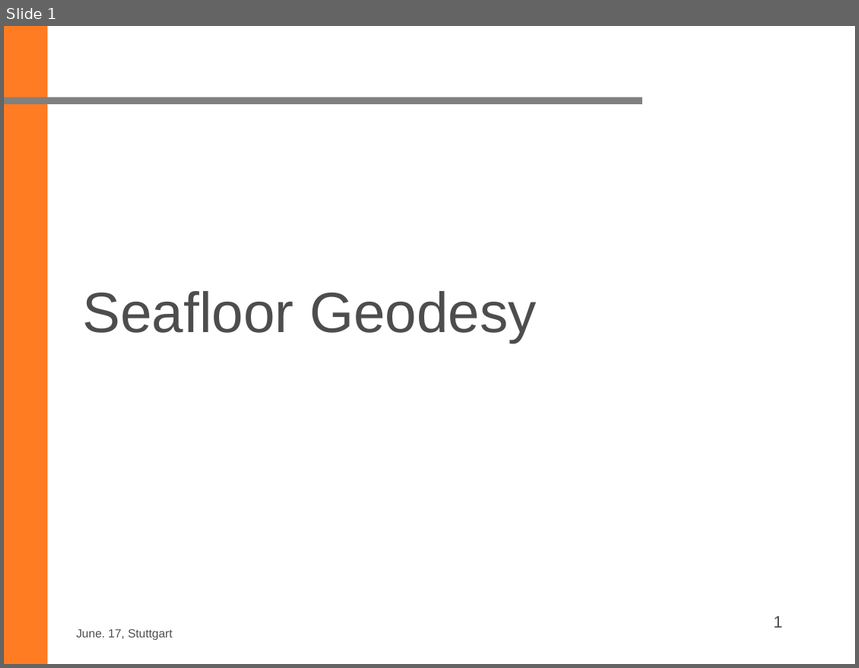
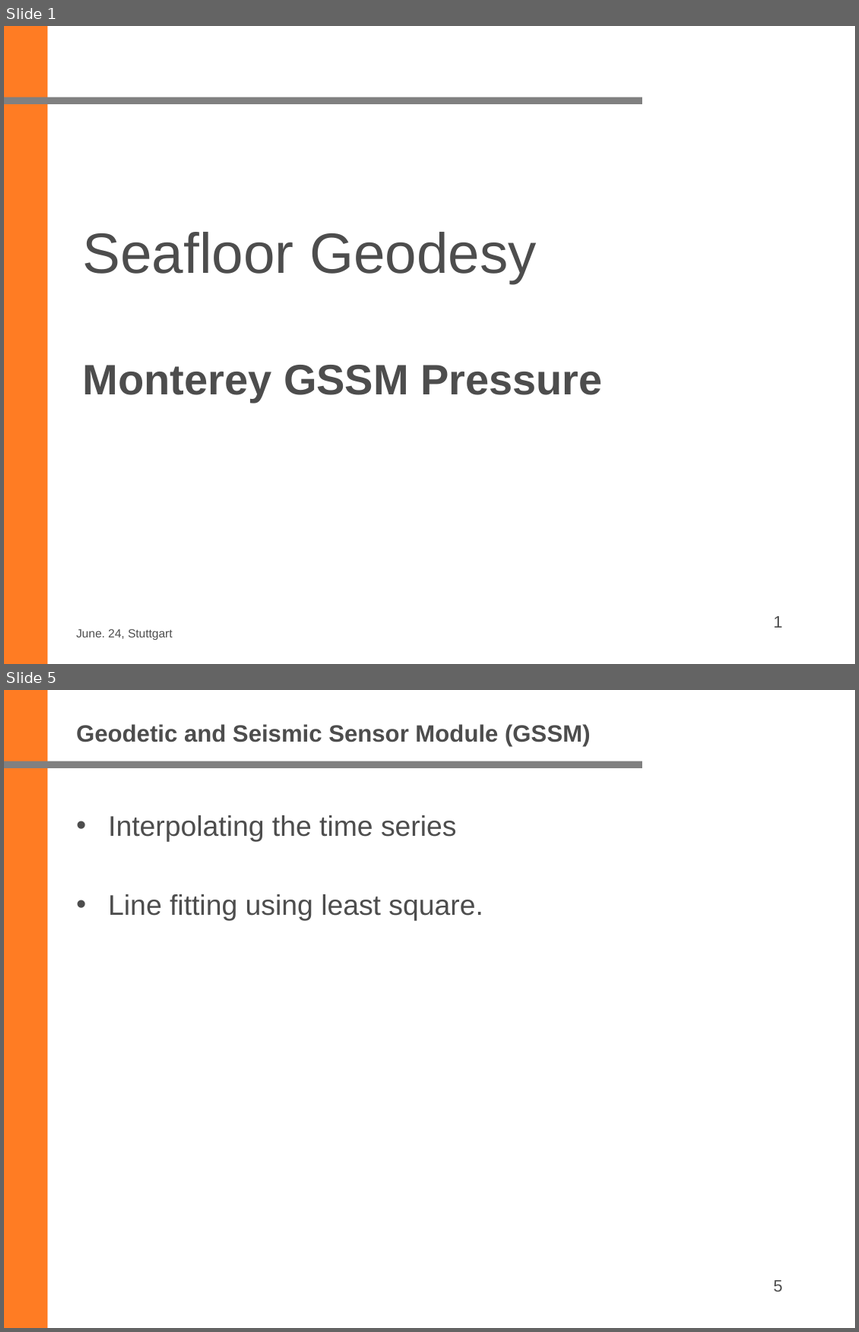
Before and after one commit to ziqing97/2.Master-SeafloorGeodesyUebung, a slide deck: 4/Muster.pptx. Shown one above the other, each under a label of ours: slide 1 before the commit, slides 1 and 5 after it; the slides between them are not shown. The pictures are 859x668 and 859x1332 pixels, drawn with LibreOffice and Linux fonts; fonts in the diff are those of the drawing; background and template pictures are left out. Boxes give left, top, right and bottom in pixels: in the first picture for what was removed or moved away, otherwise in the second. Text is boxed around its words. In the diff, an @@ line names an element or a change of style, - is before the commit and + after.

```diff
--- a/4/Muster.pptx
+++ b/4/Muster.pptx
@@ slide 5 added at (x1=4, y1=690, x2=855, y2=1328), background #FFFFFF; not listed: 2 template elements that a slide beside it also shows @@
@@ title added at (x1=76, y1=724, x2=591, y2=746), 20 pt, text #4D4D4D, bold @@
+Geodetic and Seismic Sensor Module (GSSM)
@@ text added at (x1=108, y1=815, x2=483, y2=921), 24 pt, text #4D4D4D @@
+• Interpolating the time series
+• Line fitting using least square.
@@ page number added at (x1=774, y1=1281, x2=783, y2=1292), 14 pt, text #4D4D4D @@
+5
@@ slide 1 changed as well @@
@@ title at (x1=83, y1=232, x2=603, y2=402): text changed; size 48 to 36 pt; bold on @@
-Seafloor Geodesy
+Seafloor Geodesy
+Monterey GSSM Pressure
@@ text at (x1=76, y1=629, x2=173, y2=640): text changed @@
-June. 17, Stuttgart
+June. 24, Stuttgart
```
Also in this commit, not shown: 2 other slides changed, 3 other slides added, 13 other files.
